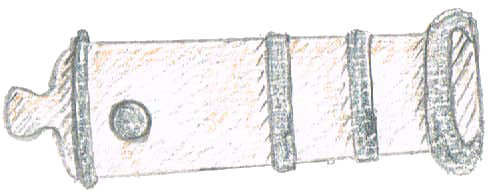
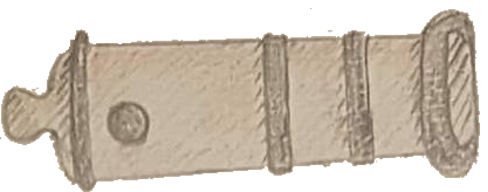
Layers edited between the first and the second (488, 192) image:
added layer "Layer 2" above "Layer 1" over (0, 8, 480, 192)
hid "Layer 1" over (0, 0, 488, 192)
